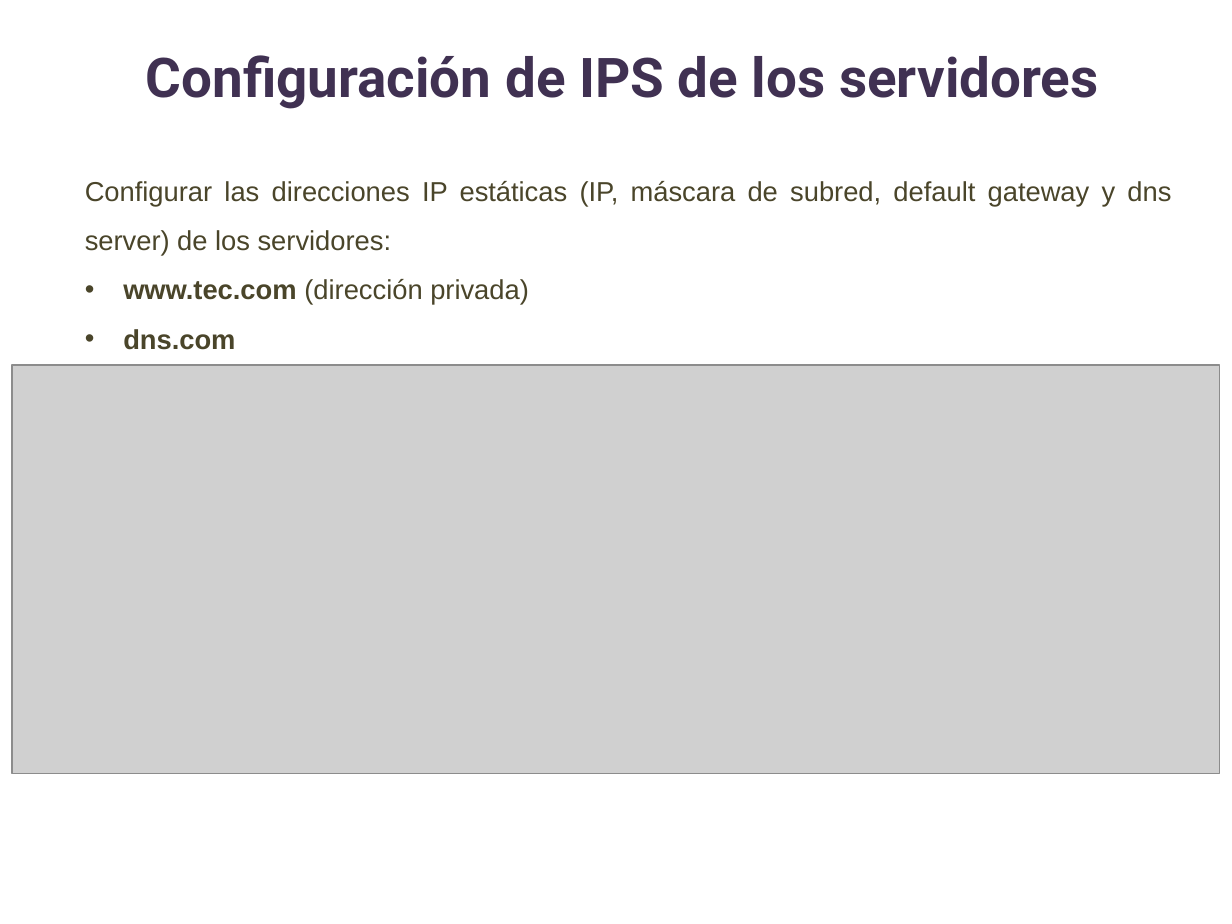
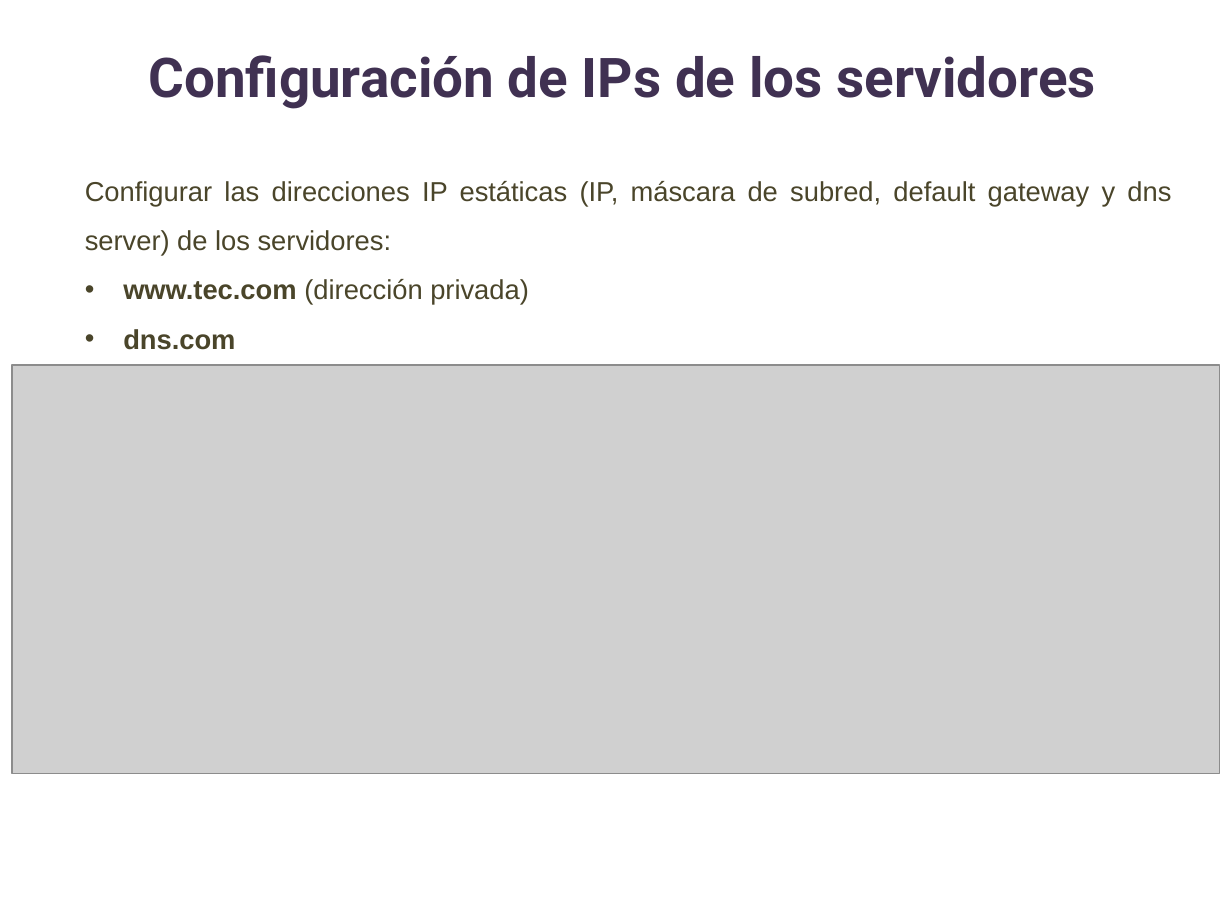
Before and after one commit to lizetheP/WAN, a slide deck: slide 3 of Calendario2025/Ejercicios/E13_NAT/Ejercicio13.pptx. Drawn at 1232x924 pixels with LibreOffice and Linux fonts; fonts in the diff are those of the drawing; grey boxes stand for pictures. Boxes give left, top, right and bottom in pixels: in the first picture for what was removed or moved away, otherwise in the second. Text is boxed around its words. In the diff, an @@ line names an element or a change of style, - is before the commit and + after.

```diff
--- a/Calendario2025/Ejercicios/E13_NAT/Ejercicio13.pptx
+++ b/Calendario2025/Ejercicios/E13_NAT/Ejercicio13.pptx
@@ text at (148, 55, 1095, 109): text changed @@
-Configuración de IPS de los servidores
+Configuración de IPs de los servidores
```
Also in this commit, not shown: 5 other slides changed, 9 other files.
